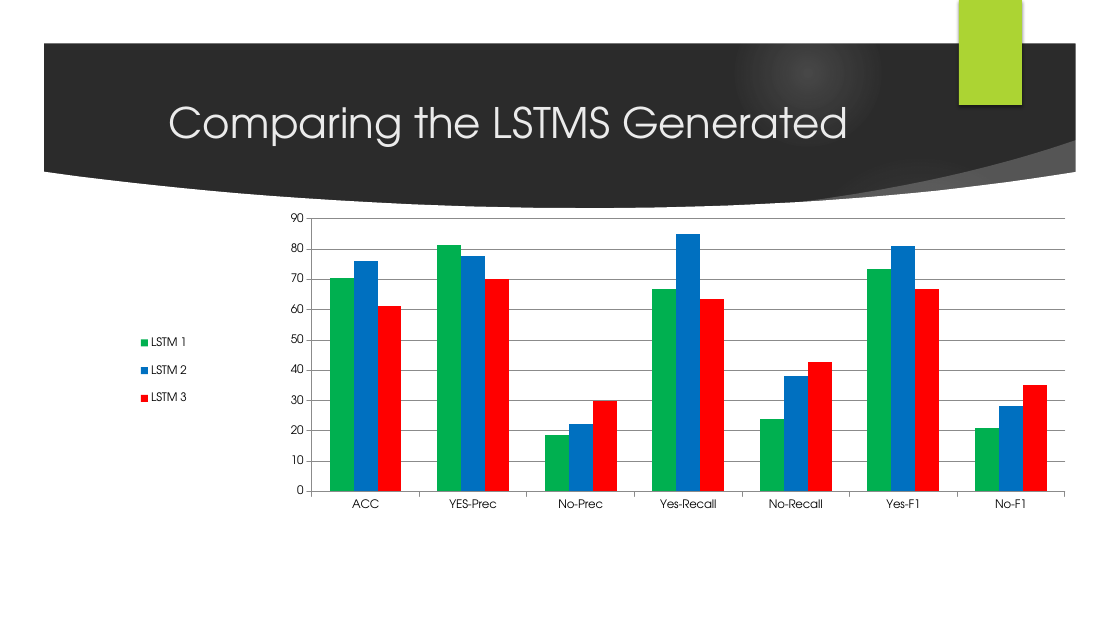
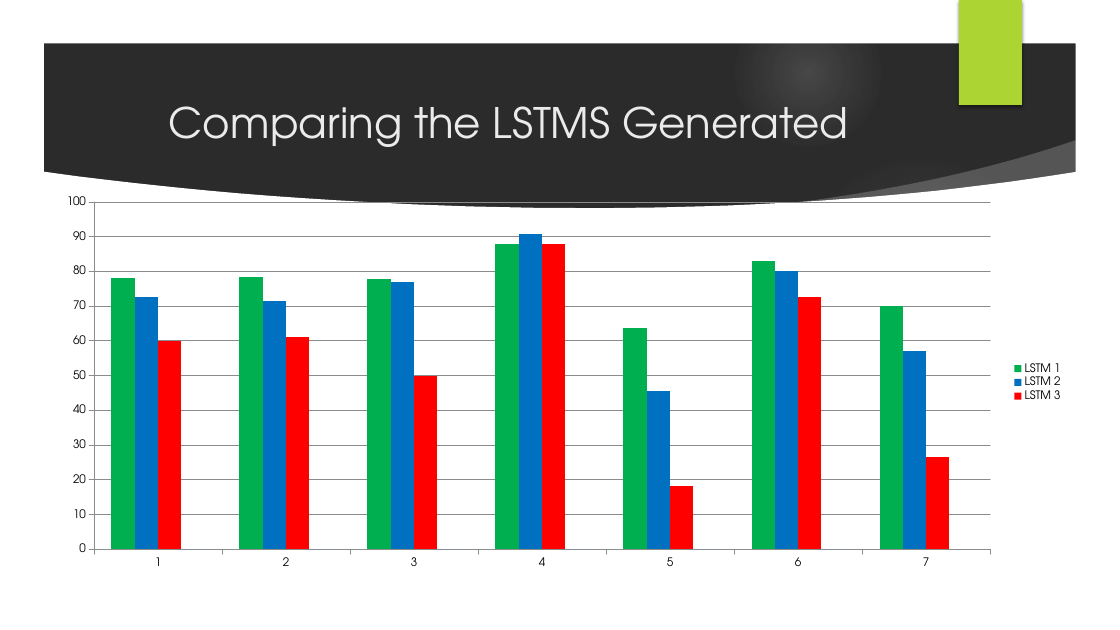
Before and after one commit to HiyoDannyHere/COMP472_A3, a slide deck: slide 7 of Tutorial-3-Presentation.pptx. Drawn at 1120x630 pixels with LibreOffice and Linux fonts; fonts in the diff are those of the drawing; background and template pictures are left out; a plain dark background stands for a picture behind light text. Boxes give left, top, right and bottom in pixels: in the first picture for what was removed or moved away, otherwise in the second. Text is boxed around its words. In the diff, an @@ line names an element or a change of style, - is before the commit and + after.

Commit message:
Updated ppt and results for our LSTM

```diff
--- a/Tutorial-3-Presentation.pptx
+++ b/Tutorial-3-Presentation.pptx
@@ column chart at box(46, 189, 1071, 576) @@
-categories: ACC, YES-Prec, No-Prec, Yes-Recall, No-Recall, Yes-F1, No-F1
+categories: 1, 2, 3, 4, 5, 6, 7
-LSTM 1: 70, 81, 19, 67, 24, 73, 21
+LSTM 1: 78, 78, 78, 88, 64, 83, 70
-LSTM 2: 76, 78, 22, 85, 38, 81, 28
+LSTM 2: 73, 71, 77, 91, 45, 80, 57
-LSTM 3: 61, 70, 30, 64, 43, 67, 35
+LSTM 3: 60, 61, 50, 88, 18, 72, 27
+Series 4: 0, 0, 0, 0, 0, 0
@@ legend changed @@
@@ category axis changed @@
@@ plot area changed @@
@@ column chart: place and size @@
-column chart at box(47, 189, 1066, 590)
+column chart at box(46, 189, 1071, 576)
```
Also in this commit, not shown: 2 other slides changed, 6 other files.
